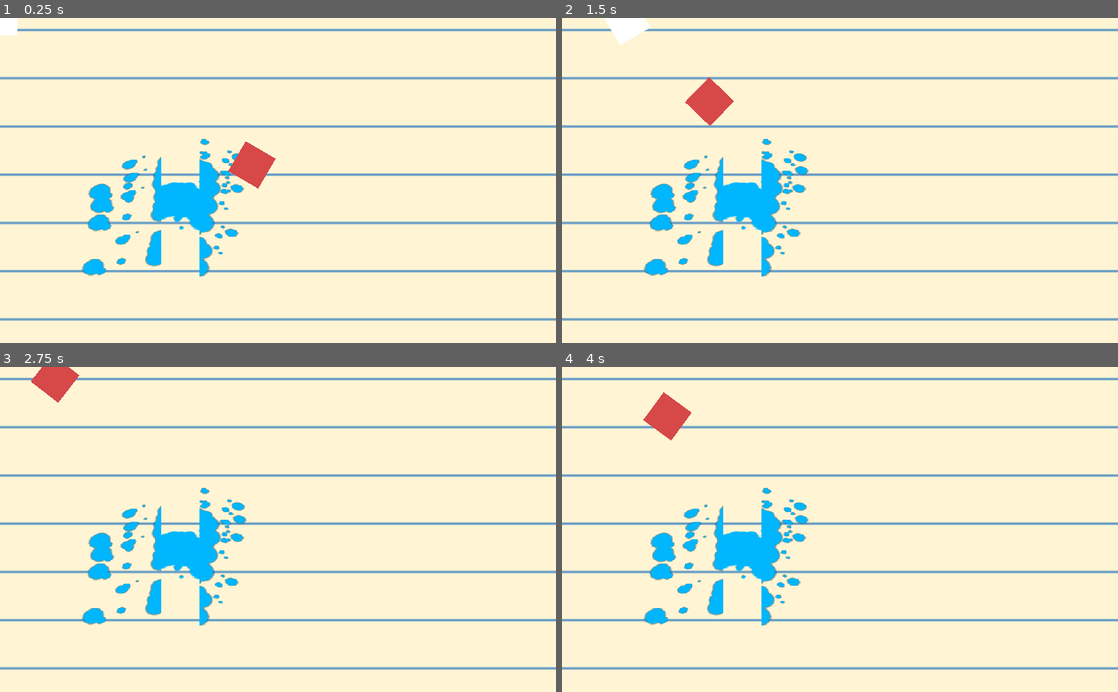
Above: before the commit, frames 1-4 (two rows, left to right).
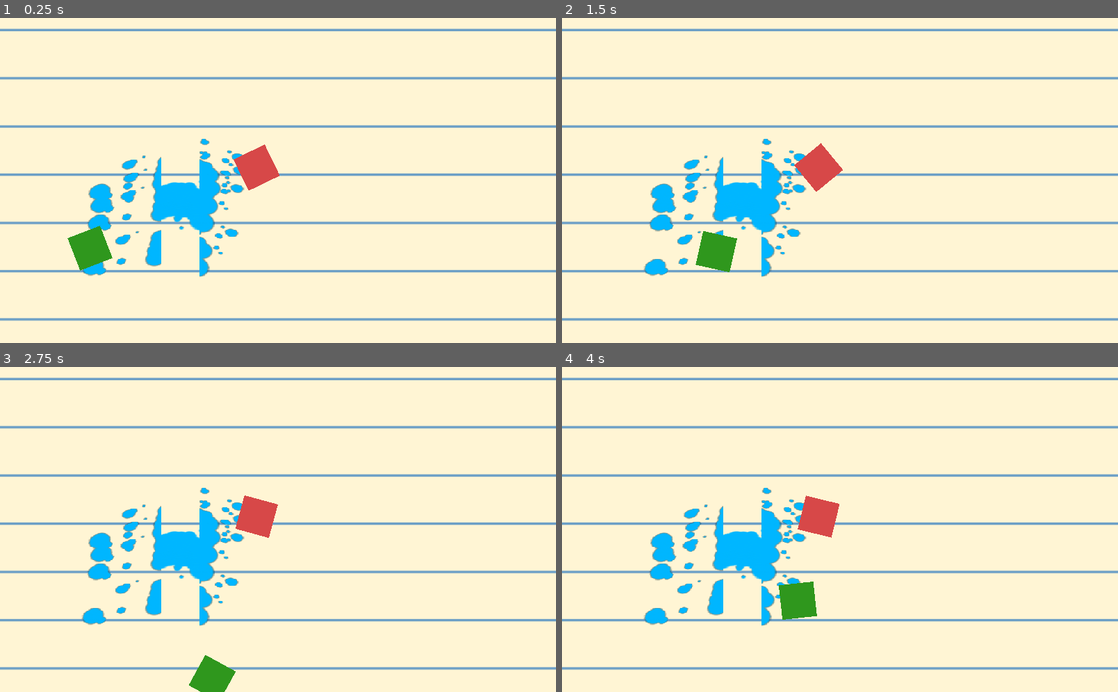
Above: after the commit, the same moments.

Repository: kevinlights/chromatic-fever
Game: Godot game, scene res://Game.tscn
Same seed, same stepped clock (60 frames per second), same inputs: the game is played once before the commit and once after it.
Inputs (mouse positions are in pixels of both pictures, inside the frame that each line leads up to):
- Up to frame 1 (0.25 s): no input
- Up to frame 2 (1.5 s): move the mouse to (962, 164) at 0.52 s; hold Right (ui_right) 0.53-1.28 s; hold Space (ui_shoot, bound only after the commit) 0.53-1.28 s; move the mouse to (728, 196) at 1.27 s; hold Down (ui_down) from 1.28 s (still down); tap Space (ui_shoot, bound only after the commit) at 1.35 s
- Up to frame 3 (2.75 s): move the mouse to (333, 458) at 2.02 s; release Down (ui_down) at 2.03 s; hold Right (ui_right) from 2.03 s (still down); hold Space (ui_shoot, bound only after the commit) from 2.03 s (still down)
- Up to frame 4 (4 s): move the mouse to (812, 594) at 2.77 s; release Right (ui_right) at 2.78 s; release Space (ui_shoot, bound only after the commit) at 2.78 s; hold Up (ui_up) 2.78-3.53 s; tap Space (ui_shoot, bound only after the commit) at 2.85 s; move the mouse to (1006, 578) at 3.52 s; hold Left (ui_left) from 3.53 s (still down); hold Space (ui_shoot, bound only after the commit) from 3.53 s (still down)

The runs differ from the first frame. In frame 1, 1.1% of the frame differs, in the area x 0-51%, y 0-78%; in frame 2, 2.4%, in the area x 7-51%, y 0-79%; in frame 3, 1.8%; in frame 4, 2.0%.

Commit message:
Projectiles

Diff:
--- a/Enemies/Enemy.gd
+++ b/Enemies/Enemy.gd
@@ -5,8 +5,10 @@
 export var acceleration : int = 300
 export var deceleration : int = 300
 export var top_speed : int = 200
+export var max_health : int = 3
 
 onready var player : KinematicBody2D = get_node("/root/Game/Player")
+onready var health : int = max_health
 
 #Movement
 var accel_direction : Vector2
@@ -35,8 +37,16 @@
 	velocity.x = clamp(velocity.x,0 if decel_direction.x < 0 else -abs(top_directional_speed.x),0 if decel_direction.x > 0 else abs(top_directional_speed.x))
 	velocity.y = clamp(velocity.y,0 if decel_direction.y < 0 else -abs(top_directional_speed.y),0 if decel_direction.y > 0 else abs(top_directional_speed.y))
 
-	move_and_slide(velocity,Vector2.UP)
+	#move_and_slide(velocity,Vector2.UP)
 	look_at(player.global_position)
 
 func movement_oracle() -> Vector2:
 	return (player.global_position - global_position).normalized()
+
+func hit():
+	health -= 1
+	if health <= 0:
+		die()
+
+func die():
+	get_parent().remove_child(self)
--- a/Enemies/EnemyHitBox.gd
+++ b/Enemies/EnemyHitBox.gd
@@ -4,3 +4,7 @@
 
 func _ready():
 	connect("area_entered",player,"_on_enemy_hit")
+
+func _on_projectile_hit(area : Area2D):
+	if area == self:
+		get_parent().hit()
--- a/Game.tscn
+++ b/Game.tscn
@@ -13,13 +13,15 @@
 [node name="test_peinture" parent="." instance=ExtResource( 2 )]
 
 [node name="Player" parent="." instance=ExtResource( 3 )]
+position = Vector2( 165.861, 424.877 )
 
 [node name="Enemies" type="Node2D" parent="."]
-editor/display_folded = true
 
 [node name="Enemy" parent="Enemies" instance=ExtResource( 4 )]
 position = Vector2( 472.679, 276.241 )
 
+[node name="Projectiles" type="Node2D" parent="."]
+
 [node name="HUD" parent="." instance=ExtResource( 5 )]
 margin_top = 3.0
 margin_bottom = 603.0
--- a/Player/Bullet.gd
+++ /dev/null
@@ -1,12 +0,0 @@
-extends KinematicBody2D
-
-class_name Bullet
-
-export var speed : int = 300
-
-var direction : Vector2
-var veloctity : Vector2
-
-func _physics_process(delta):
-	veloctity = direction*speed*delta
-	move_and_collide(veloctity)
--- a/Player/Player.gd
+++ b/Player/Player.gd
@@ -3,27 +3,45 @@
 signal player_hit()
 signal player_die()
 
+onready var projectiles : Node2D = get_node("/root/Game/Projectiles")
+
+onready var projectile_ressource : Resource = load("res://Player/Projectile.tscn")
+
+# Movement parameters
 export var acceleration : int = 300
 export var deceleration : int = 300
 export var top_speed : int = 200
+
+# Attributes vars
 export var max_health : int = 1
+export var firing_rate : float = 1
 
-#Movement
+# Movement vars
 var accel_direction : Vector2
 var decel_direction : Vector2
 var velocity : Vector2 = Vector2()
 
-#Attributes
+# Attributes vars
 var health : int = max_health
+
+# State vars
+var can_shoot : bool = true
+
+# Timers
+var projectile_timer : Timer = Timer.new()
 
 # Called when the node enters the scene tree for the first time.
 func _ready():
-	pass # Replace with function body.
+	projectile_timer.set_one_shot(true)
+	projectile_timer.set_wait_time(firing_rate)
+	projectile_timer.connect("timeout",self,"_on_firing_rate_timeout")
+	add_child(projectile_timer)
 
 func _physics_process(delta):
 	accel_direction = Vector2()
 	decel_direction = Vector2()
 
+	# Movement Inputs
 	if Input.is_action_pressed("ui_up"):
 		accel_direction += Vector2.UP
 	if Input.is_action_pressed("ui_down"):
@@ -33,6 +51,7 @@
 	if Input.is_action_pressed("ui_right"):
 		accel_direction += Vector2.RIGHT
 
+	# Movements
 	if accel_direction.x == 0:
 		decel_direction.x = (velocity.normalized()*-1).x
 	if accel_direction.y == 0:
@@ -46,7 +65,24 @@
 	velocity.y = clamp(velocity.y,0 if decel_direction.y < 0 else -abs(top_directional_speed.y),0 if decel_direction.y > 0 else abs(top_directional_speed.y))
 
 	move_and_slide(velocity,Vector2.UP)
+
+	# Orientation
 	look_at(get_global_mouse_position())
+
+	# Shoot Inputs
+	if Input.is_action_pressed("ui_shoot") and can_shoot:
+		shoot()
+
+func shoot():
+	var projectile : Projectile = projectile_ressource.instance()
+	projectile.position = $ProjectilesSpawnPosition.get_global_position()
+	projectile.direction = get_global_mouse_position() - global_position
+	projectiles.add_child(projectile)
+	can_shoot = false
+	projectile_timer.start()
+
+func _on_firing_rate_timeout():
+	can_shoot = true
 
 func hit():
 	health -= 1
--- a/Player/Player.tscn
+++ b/Player/Player.tscn
@@ -11,7 +11,11 @@
 extents = Vector2( 32, 32 )
 
 [node name="Player" type="KinematicBody2D"]
+modulate = Color( 0.188235, 0.596078, 0.117647, 1 )
 script = ExtResource( 1 )
+
+[node name="ProjectilesSpawnPosition" type="Node2D" parent="."]
+position = Vector2( 42, 0 )
 
 [node name="BoundingBox" type="CollisionShape2D" parent="."]
 shape = SubResource( 1 )
--- a/Player/PlayerHitBox.gd
+++ b/Player/PlayerHitBox.gd
@@ -1,4 +1,5 @@
 extends Area2D
 
 func _on_enemy_hit(area : Area2D):
-	get_parent().hit()
+	if self == area:
+		get_parent().hit()
--- /dev/null
+++ b/Player/Projectile.gd
@@ -0,0 +1,22 @@
+extends Area2D
+
+class_name Projectile
+
+onready var enemies : Node2D = get_node("/root/Game/Enemies")
+
+export var speed : int = 300
+
+var direction : Vector2
+var veloctity : Vector2
+
+func _physics_process(delta):
+	veloctity = direction*speed*delta
+	global_position += veloctity*delta
+
+func _ready():
+	for enemy in enemies.get_children():
+		connect("area_entered",enemy.get_node("HitBox"),"_on_projectile_hit")
+	connect("area_entered",self,"_on_projectile_hit")
+
+func _on_projectile_hit():
+	get_parent().remove_child(self)
--- /dev/null
+++ b/Player/Projectile.tscn
@@ -0,0 +1,19 @@
+[gd_scene load_steps=4 format=2]
+
+[ext_resource path="res://Player/Projectile.gd" type="Script" id=1]
+[ext_resource path="res://Assets/square.png" type="Texture" id=2]
+
+[sub_resource type="RectangleShape2D" id=1]
+extents = Vector2( 32, 32 )
+
+[node name="Projectile" type="Area2D"]
+collision_layer = 4
+collision_mask = 2
+script = ExtResource( 1 )
+
+[node name="CollisionShape2D" type="CollisionShape2D" parent="."]
+shape = SubResource( 1 )
+
+[node name="Sprite" type="Sprite" parent="."]
+modulate = Color( 0.133333, 0.105882, 0.623529, 1 )
+texture = ExtResource( 2 )
--- a/project.godot
+++ b/project.godot
@@ -10,18 +10,18 @@
 
 _global_script_classes=[ {
 "base": "KinematicBody2D",
-"class": "Bullet",
-"language": "GDScript",
-"path": "res://Player/Bullet.gd"
-}, {
-"base": "KinematicBody2D",
 "class": "Enemy",
 "language": "GDScript",
 "path": "res://Enemies/Enemy.gd"
+}, {
+"base": "Area2D",
+"class": "Projectile",
+"language": "GDScript",
+"path": "res://Player/Projectile.gd"
 } ]
 _global_script_class_icons={
-"Bullet": "",
-"Enemy": ""
+"Enemy": "",
+"Projectile": ""
 }
 
 [application]
@@ -35,10 +35,31 @@
 window/stretch/mode="2d"
 window/stretch/aspect="keep"
 
+[input]
+
+ui_accept={
+"deadzone": 0.5,
+"events": [ Object(InputEventKey,"resource_local_to_scene":false,"resource_name":"","device":0,"alt":false,"shift":false,"control":false,"meta":false,"command":false,"pressed":false,"scancode":16777221,"unicode":0,"echo":false,"script":null)
+, Object(InputEventKey,"resource_local_to_scene":false,"resource_name":"","device":0,"alt":false,"shift":false,"control":false,"meta":false,"command":false,"pressed":false,"scancode":16777222,"unicode":0,"echo":false,"script":null)
+, Object(InputEventJoypadButton,"resource_local_to_scene":false,"resource_name":"","device":0,"button_index":0,"pressure":0.0,"pressed":false,"script":null)
+ ]
+}
+ui_select={
+"deadzone": 0.5,
+"events": [ Object(InputEventJoypadButton,"resource_local_to_scene":false,"resource_name":"","device":0,"button_index":3,"pressure":0.0,"pressed":false,"script":null)
+ ]
+}
+ui_shoot={
+"deadzone": 0.5,
+"events": [ Object(InputEventKey,"resource_local_to_scene":false,"resource_name":"","device":0,"alt":false,"shift":false,"control":false,"meta":false,"command":false,"pressed":false,"scancode":32,"unicode":0,"echo":false,"script":null)
+ ]
+}
+
 [layer_names]
 
 2d_physics/layer_1="Player"
 2d_physics/layer_2="Enemies"
+2d_physics/layer_3="Projectiles"
 
 [rendering]
 
